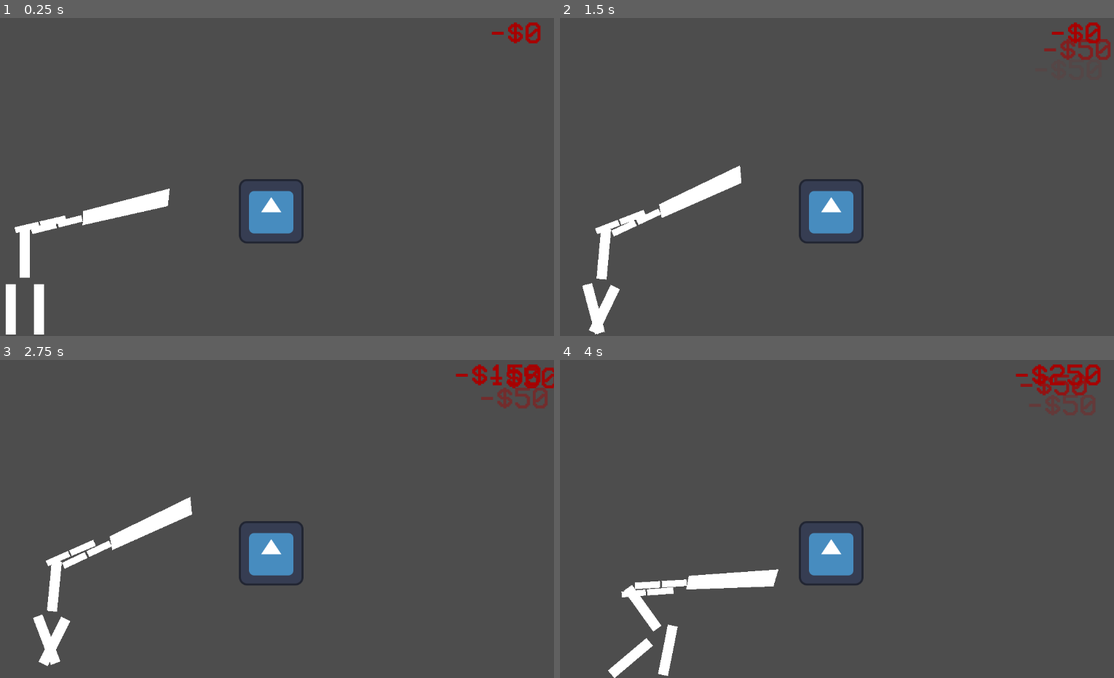
Above: before the commit, frames 1-4 (two rows, left to right).
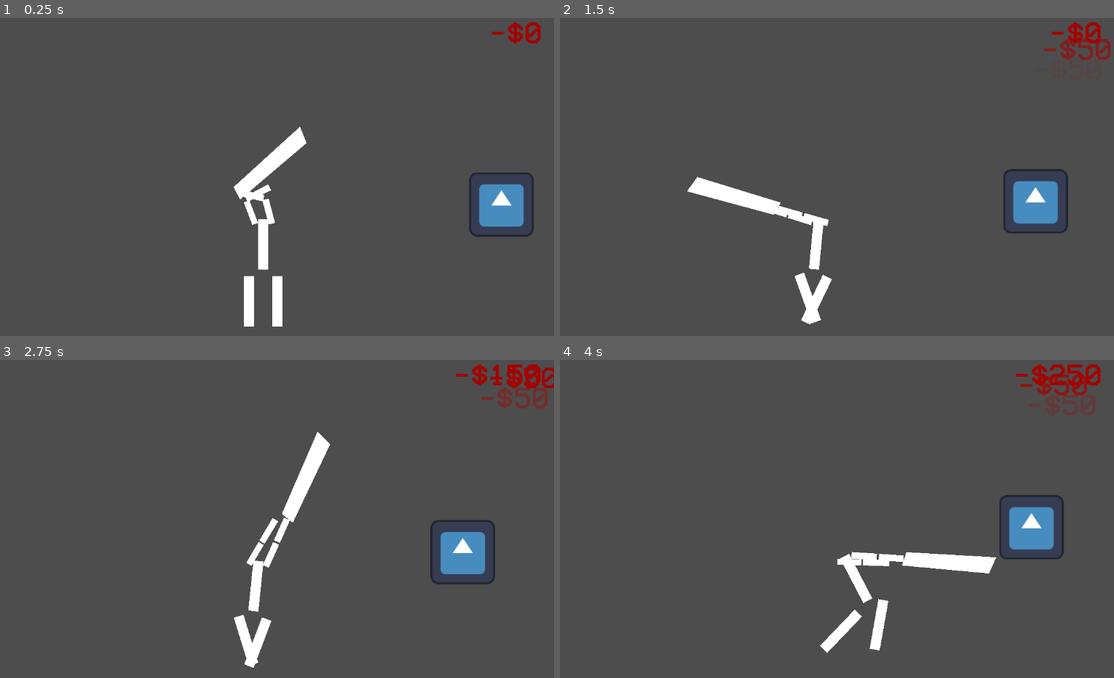
Above: after the commit, the same moments.

Repository: Resben/trijam285
Game: Godot game, scene res://scenes/main.tscn
Two runs of this game, one before a commit and one after it. Both use one fixed random seed, a clock stepped at 60 frames per second and the inputs below. The engine's default icon, where the game draws it, is replaced by a stand-in: a white triangle on a blue panel in a dark square.
Inputs (mouse positions are in pixels of both pictures, inside the frame that each line leads up to):
- Up to frame 1 (0.25 s): no input
- Up to frame 2 (1.5 s): move the mouse to (953, 157) at 0.52 s; hold D (right) 0.53-1.28 s; tap T (test) at 0.6, 1.35 s; move the mouse to (709, 189) at 1.27 s; hold A (left) from 1.28 s (still down)
- Up to frame 3 (2.75 s): move the mouse to (321, 442) at 2.02 s; release A (left) at 2.03 s; hold D (right) from 2.03 s (still down); tap T (test) at 2.1 s
- Up to frame 4 (4 s): move the mouse to (792, 579) at 2.77 s; tap T (test) at 2.85, 3.6 s; move the mouse to (997, 563) at 3.52 s; release D (right) at 3.53 s; hold A (left) from 3.53 s (still down)

The runs differ from the first frame. In frame 1, 6.3% of the frame differs, in the area x 1-97%, y 34-100%; in frame 2, 6.0%; in frame 3, 6.4%; in frame 4, 6.7%, in the area x 8-91%, y 42-100%.

Commit message:
[Feature] Mechanics (70 minutes)

Diff:
--- a/scenes/main.gd
+++ b/scenes/main.gd
@@ -1,6 +1,14 @@
 extends Node2D
 
+var current_distance = 0
+var distance_since_last_spawn = 0
+var distance_to_next_spawn = 0
+
+var destroyable = preload("res://scenes/destroyable.tscn") as PackedScene
+
 func _ready()->void:
+	current_distance = $Player.global_position.x
+
 	var modification_stack: SkeletonModificationStack2D = $"Player".get_modification_stack()
 	# Better to enable it at runtime as it makes it harder to interact with in the editor when on
 	modification_stack.enabled = true
@@ -40,7 +48,15 @@
 		bone.freeze = false
 
 func _process(delta):
-	$Ground.global_position.x = $Player.global_position.x
+	$Ground.global_position.x = $Player/Hip.global_position.x
+
+	if $Player/Hip.global_position.x > current_distance:
+		current_distance = $Player/Hip.global_position.x
+		if distance_to_next_spawn < current_distance:
+			var o = destroyable.instantiate() as RigidBody2D
+			add_child(o)
+			o.global_position = Vector2($Player/Hip.global_position.x + 1400, randi_range(250, 600))
+			distance_to_next_spawn = current_distance + randi_range(150, 600)
 
 	if Input.is_action_just_pressed("test"):
 		$UI.add_score(50)
--- a/scenes/main.tscn
+++ b/scenes/main.tscn
@@ -31,7 +31,7 @@
 shape = SubResource("RectangleShape2D_5fr72")
 
 [node name="Player" parent="." instance=ExtResource("2_3wlac")]
-position = Vector2(104, 484)
+position = Vector2(120, 480)
 
 [node name="Destroyable" parent="." instance=ExtResource("4_0pa8s")]
 position = Vector2(592, 400)
--- a/scenes/player.tscn
+++ b/scenes/player.tscn
@@ -175,6 +175,9 @@
 
 [node name="Mop" parent="Hip/Back/RightArm/RightUpperArm/Mop" instance=ExtResource("2_miyk6")]
 
+[node name="Camera2D" type="Camera2D" parent="Hip"]
+position = Vector2(0, -192)
+
 [node name="PB_Hip" type="PhysicalBone2D" parent="."]
 position = Vector2(0, 48)
 collision_mask = 2
